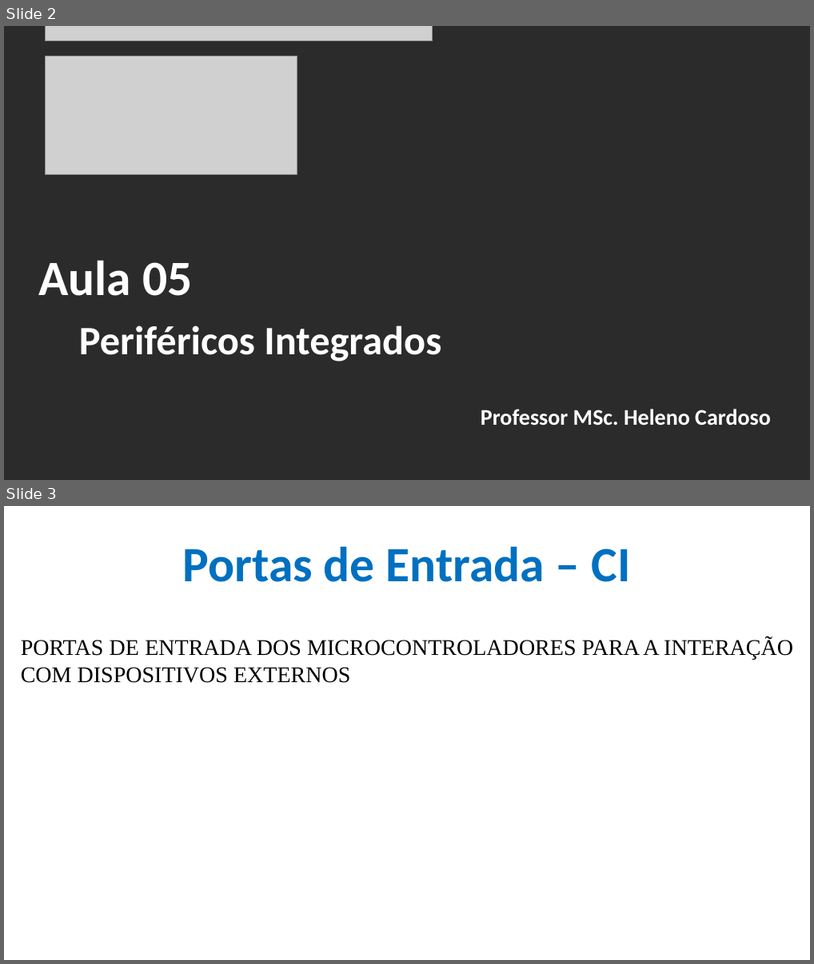
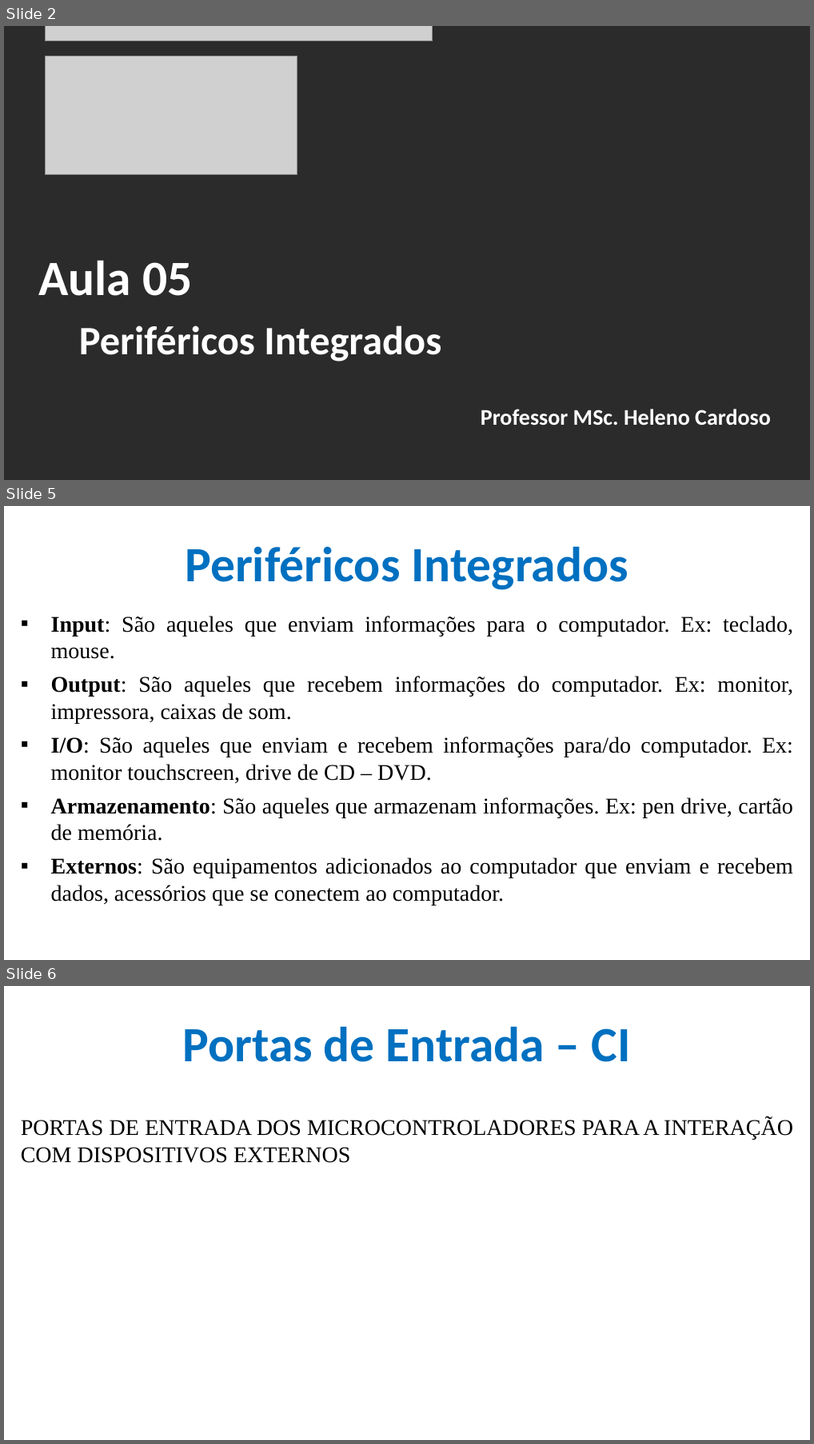
Before and after one commit to CloudEducationBrazil/WydenArea1ProgramacaoMicrocontroladores, a slide deck: 01 Classes/Aula 05 - Programação Microcontroladores - Periféricos Integrados - Portas e Conversores.pptx. Shown one above the other, each under a label of ours: slides 2 and 3 before the commit, slides 2, 5 and 6 after it; the slides between them are not shown. The pictures are 814x964 and 814x1444 pixels, drawn with LibreOffice and Linux fonts; fonts in the diff are those of the drawing; grey boxes stand for pictures; background and template pictures are left out; a plain dark background stands for a picture behind light text. Boxes give left, top, right and bottom in pixels: in the first picture for what was removed or moved away, otherwise in the second. Text is boxed around its words. In the diff, an @@ line names an element or a change of style, - is before the commit and + after.

```diff
--- a/01 Classes/Aula 05 - Programação Microcontroladores - Periféricos Integrados - Portas e Conversores.pptx
+++ b/01 Classes/Aula 05 - Programação Microcontroladores - Periféricos Integrados - Portas e Conversores.pptx
@@ slide 5 added at bbox=[4, 506, 810, 960], background picture (left out) @@
@@ title added at bbox=[185, 546, 628, 590], 44 pt, text #0070C0, bold @@
+Periféricos Integrados
@@ text added at bbox=[51, 616, 794, 905], 20 pt, text #000000 @@
+▪ Input: São aqueles que enviam informações para o computador. Ex: teclado, mouse.
+▪ Output: São aqueles que recebem informações do computador. Ex: monitor, impressora, caixas de som.
+▪ I/O: São aqueles que enviam e recebem informações para/do computador. Ex: monitor touchscreen, drive de CD – DVD.
+▪ Armazenamento: São aqueles que armazenam informações. Ex: pen drive, cartão de memória.
+▪ Externos: São equipamentos adicionados ao computador que enviam e recebem dados, acessórios que se conectem ao computador.
@@ what was slide 3 is now slide 6 @@
```
Also in this commit, not shown: 2 other slides added, 1 other file.
